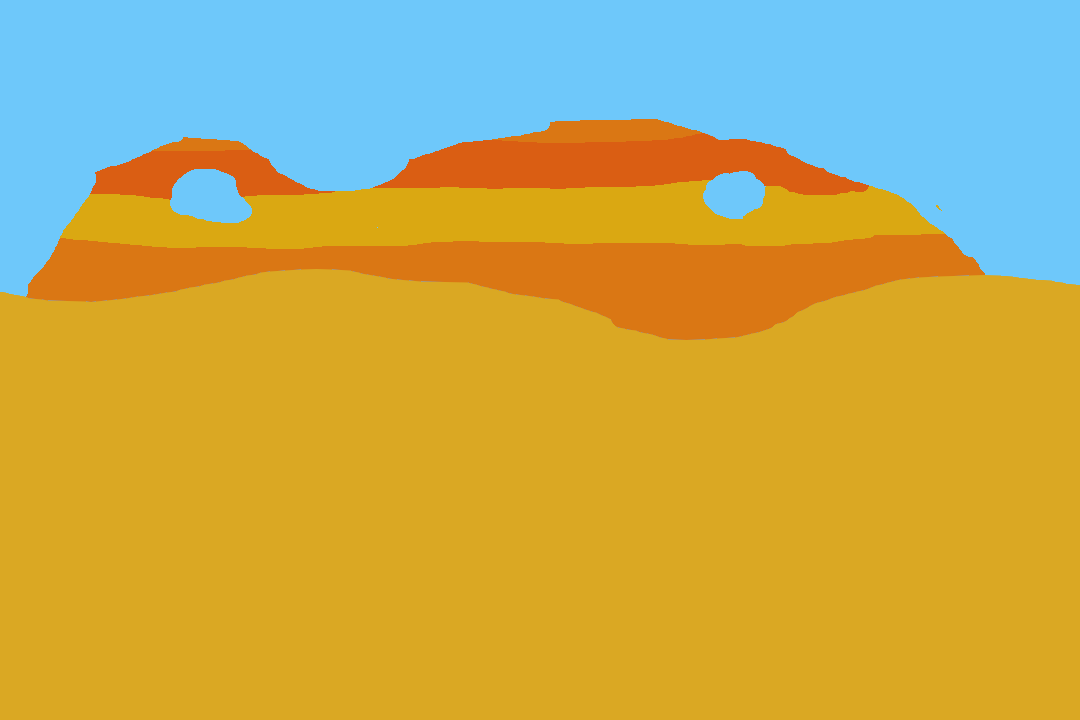
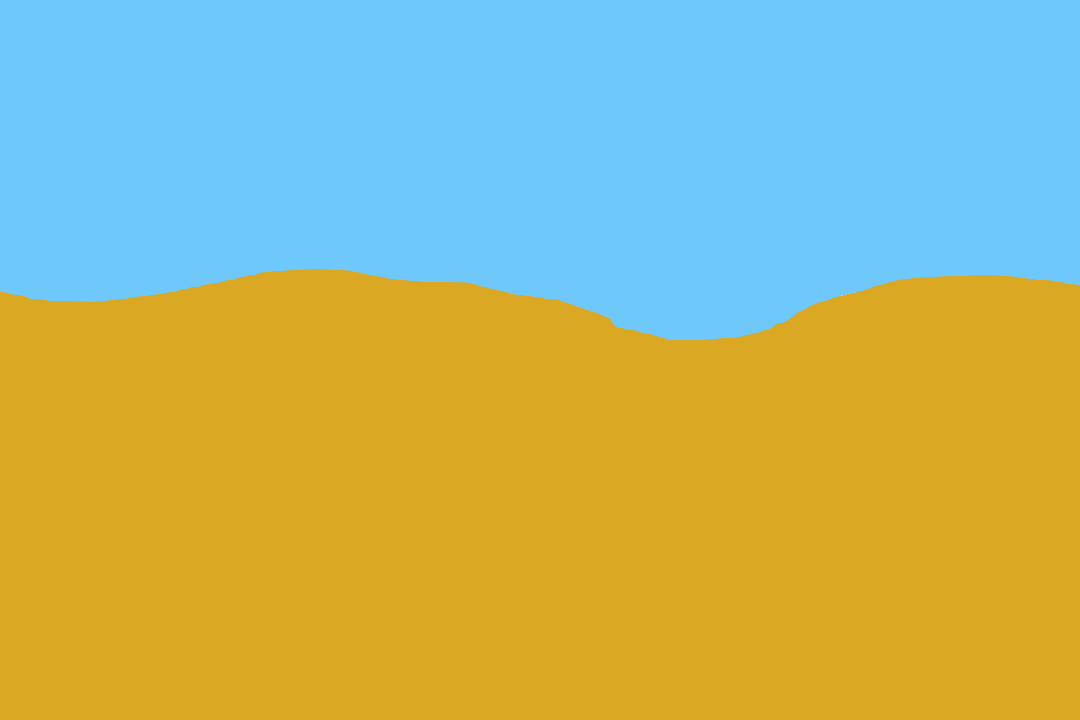
The second 1080 x 720 image is a revision of the first. Changes to its layers:
hid "Paint Layer 1" over left=26, top=119, right=986, bottom=340